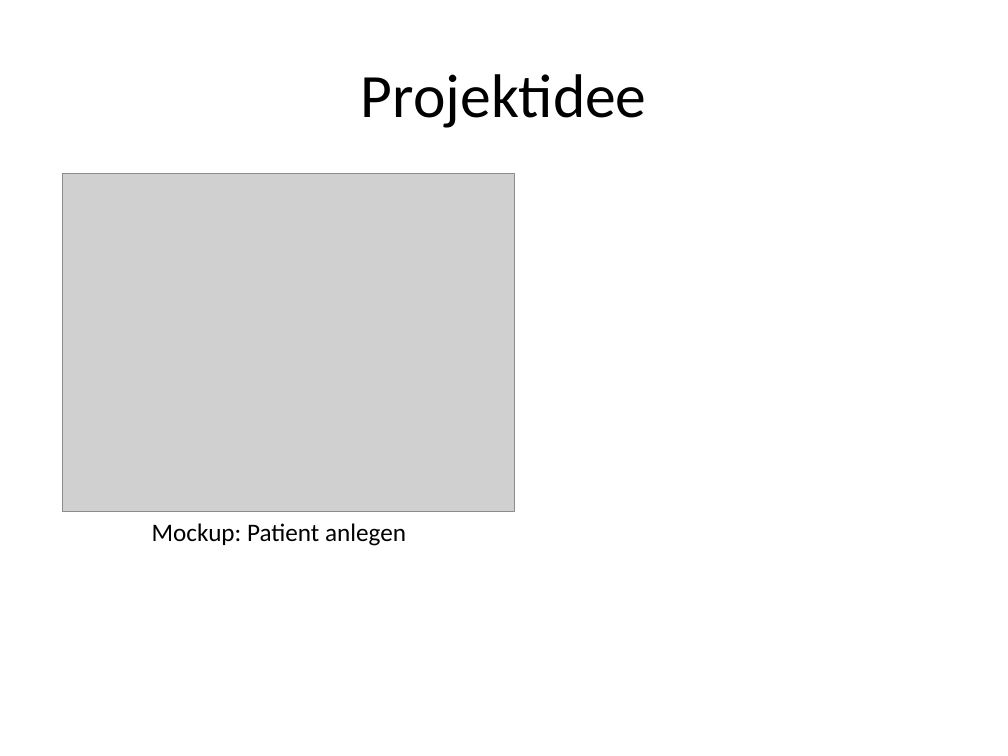
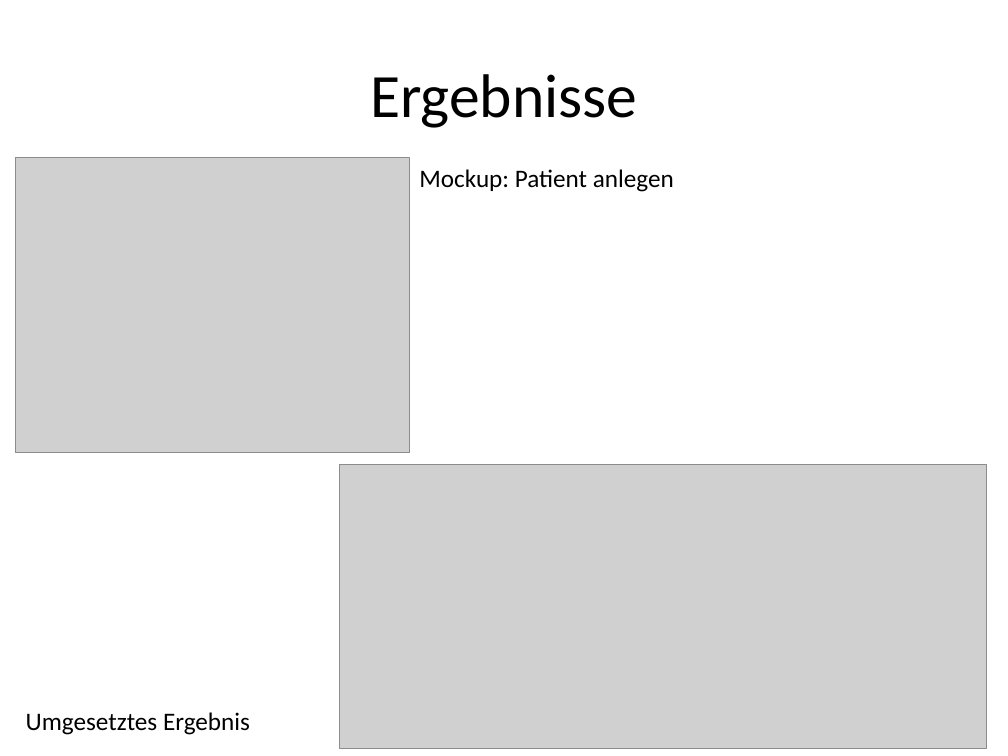
Before and after one commit to valeriapag/E-Mood-Tracker, a slide deck: slide 6 of Doku/endpräsentation-ehalth.pptx. Drawn at 1008x756 pixels with LibreOffice and Linux fonts; fonts in the diff are those of the drawing; grey boxes stand for pictures. Boxes give left, top, right and bottom in pixels: in the first picture for what was removed or moved away, otherwise in the second. Text is boxed around its words. In the diff, an @@ line names an element or a change of style, - is before the commit and + after.

```diff
--- a/Doku/endpräsentation-ehalth.pptx
+++ b/Doku/endpräsentation-ehalth.pptx
@@ title at box(370, 74, 637, 128): text changed @@
-Projektidee
+Ergebnisse
@@ picture: place and size @@
-picture at box(62, 173, 514, 512)
+picture at box(16, 157, 410, 453)
@@ text "Mockup: Patient anlegen": place and size @@
-text "Mockup: Patient anlegen" at box(152, 523, 406, 546)
+text "Mockup: Patient anlegen" at box(419, 169, 674, 192)
@@ picture added at box(340, 465, 987, 748) @@
@@ text added at box(26, 712, 250, 735), 18 pt, text #000000 @@
+Umgesetztes Ergebnis
```
Also in this commit, not shown: 4 other slides changed, 14 slides added, 2 slides removed, 1 other file.
